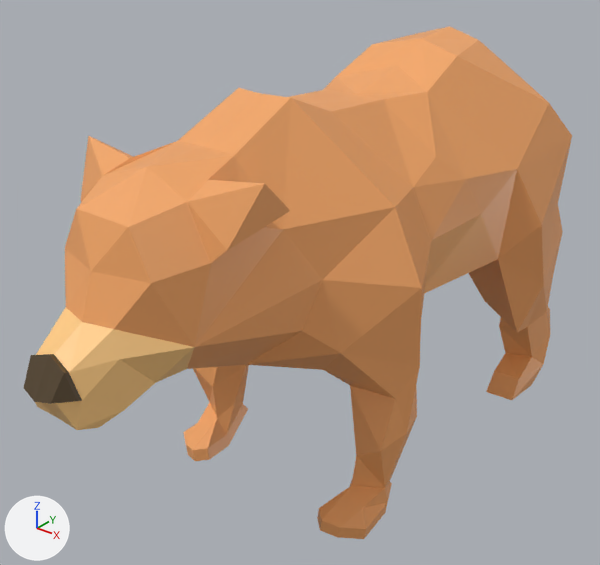
A saved change to the COLLADA model Animations/BearIdle.dae.
One viewpoint serves both versions: a 50 mm lens placed at (2.22, -3.49, 2.78), pointed at (-0.12, -0.58, 0.98). Every picture has the same lights, and +X, +Y and +Z are marked at lower left. Vertices at the same position are counted once.

The first picture shows 'BearMirror_001'.
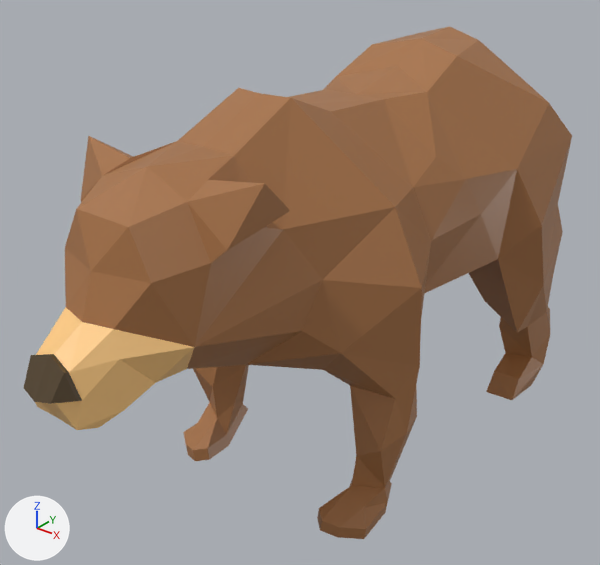
The change, as a list of edits to the scene's bpy script:
```text
Change me_2_002:
    where me_2_002.from_pydata(...)  # 295 vertices, 583 faces; spans x -0.73..0.73, y -2.19..1.31, z 0.01..2.09
    used by ob_bearmirror_001; location = (0.0, 0.0, 0.0)
    me_2_002 part 1: 483 faces centred in x -0.7..0.7, y -2.17..1.27, z 0.01..2.06 are repainted in the vertex colours; the middle colour goes from orange #f5a867 to brown #a87347
```

Pixel boxes (x1, y1, x2, y2) of what changed, in the pictures (600 x 565 px):
part 1 of me_2_002, recoloured (orange to brown)
    both: (65, 26, 572, 539)
